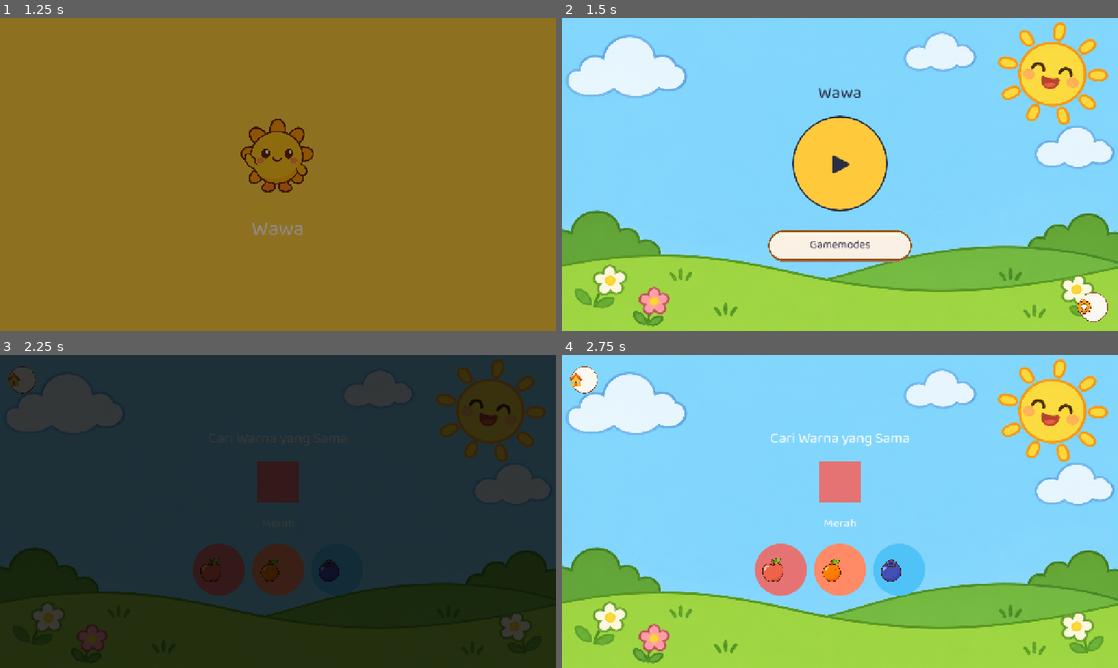
Above: before the commit, frames 1-4 (two rows, left to right).
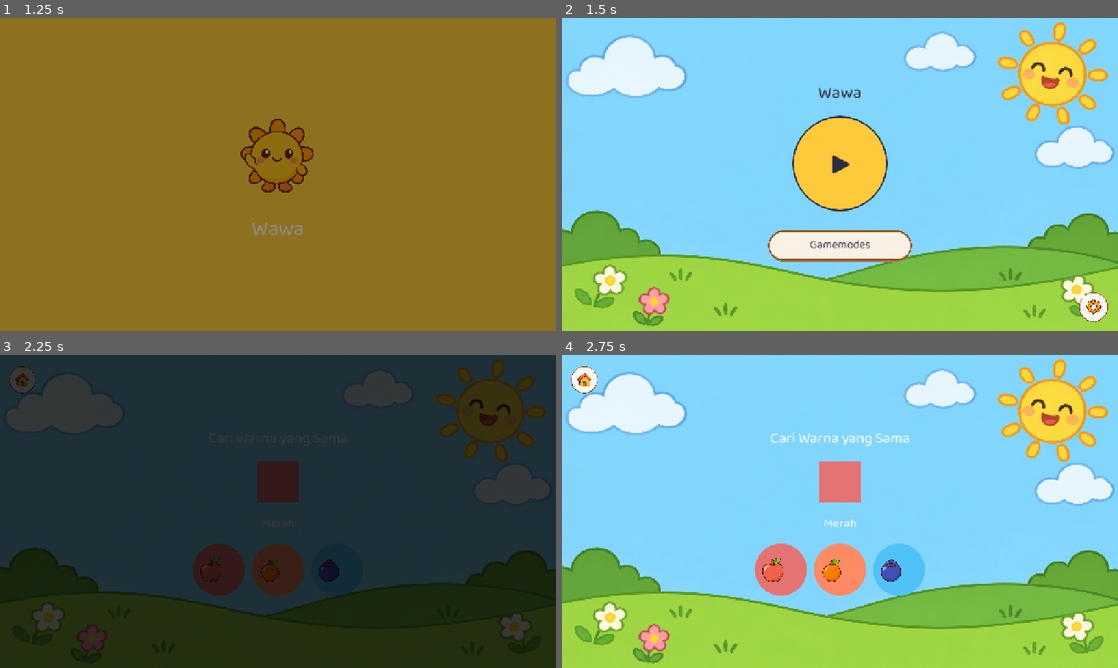
Above: after the commit, the same moments.

Repository: ptnusavisionmedia/game-balita
Game: Godot game, scene res://scenes/Splash.tscn
Same seed, same stepped clock (60 frames per second), same inputs: the game is played once before the commit and once after it.
Inputs:
- Up to frame 1 (1.25 s): tap Enter at 0.5 s
- Up to frame 2 (1.5 s): no input
- Up to frame 3 (2.25 s): click "▶" at 2 s
- Up to frame 4 (2.75 s): no input

Frame 1 is identical in both runs. In frame 2, 0.1% of the frame differs, in the area x 92-97%, y 89-95%; in frame 3, 0.1%; in frame 4, 0.1%.

Commit message:
fix: ikon panah kembali (& semua tombol ikon bulat) tidak lagi "keluar lingkaran"
Root cause: default Button.icon_alignment Godot 4 itu LEFT (bukan
CENTER kayak teks) — tombol ikon-saja tanpa teks jadi kegeser ke kiri
area konten, bukan ke tengah lingkaran. Kelihatan jelas di ikon panjang
(panah kembali), nyaris tak kelihatan di ikon simetris (rumah/gear/
centang) jadi lolos sebelumnya. Dipaksa CENTER di UIStyle.apply_icon_frame
supaya semua tombol ikon bulat (back, close, gear, home, keypad confirm)
ke-fix sekaligus, bukan cuma panah kembali.

Co-Authored-By: Claude Sonnet 5 <noreply@anthropic.com>

Diff:
--- a/core/scripts/ui_style.gd
+++ b/core/scripts/ui_style.gd
@@ -49,8 +49,21 @@
 ## ikon (home darurat, gear settings, panah kembali, tutup dialog).
 ## Dipanggil SEBELUM set `button.icon`/`expand_icon` sendiri oleh caller
 ## (fungsi ini cuma urus background + ukuran, bukan ikonnya).
+##
+## Fix bug 2026-11-26 (dilaporkan user, screenshot GameModes): ikon panah
+## kembali kelihatan "keluar dari lingkaran" — bukan `expand_icon`/
+## `icon_max_width` (sudah benar), tapi default `Button.icon_alignment`
+## Godot 4 adalah LEFT (bukan CENTER kayak teks), jadi tombol ikon-saja
+## (tanpa teks) kegeser ikonnya ke sisi kiri area konten, bukan di
+## tengah lingkaran — kelihatan jelas di ikon panjang (panah), nyaris
+## tak kelihatan di ikon simetris (rumah/gear/centang) jadi lolos tanpa
+## dilaporkan sebelumnya. Paksa CENTER di sini supaya semua tombol ikon
+## bulat yang pakai helper ini otomatis kena fix-nya, bukan cuma panah.
 static func apply_icon_frame(button: Button, diameter: float = ICON_S_SIZE) -> void:
 	button.custom_minimum_size = Vector2(diameter, diameter)
+	button.icon_alignment = HORIZONTAL_ALIGNMENT_CENTER
+	button.vertical_icon_alignment = VERTICAL_ALIGNMENT_CENTER
+	button.alignment = HORIZONTAL_ALIGNMENT_CENTER
 	if FileAccess.file_exists(CIRCLE_FRAME):
 		var style := StyleBoxTexture.new()
 		style.texture = load(CIRCLE_FRAME)
